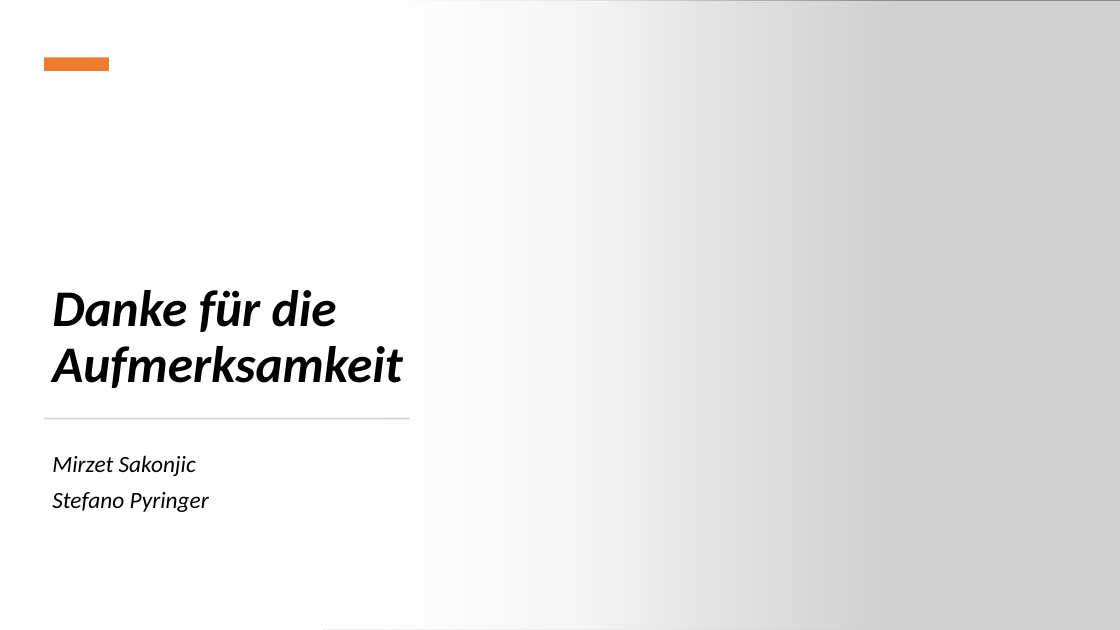
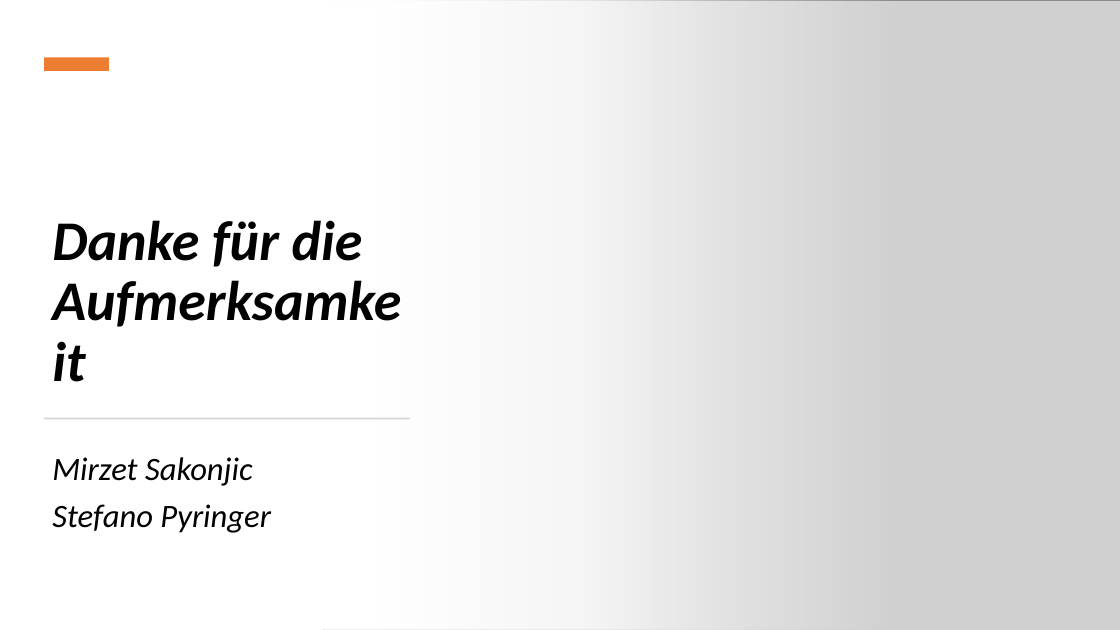
Before and after one commit to jfuerlinger/htl-da-2021_22-feedback-app, a slide deck: slide 6 of Praesentation/Praesentation_Diplomarbeit_FeedbackApp.pptx. Drawn at 1120x630 pixels with LibreOffice and Linux fonts; fonts in the diff are those of the drawing; grey boxes stand for pictures. Boxes give left, top, right and bottom in pixels: in the first picture for what was removed or moved away, otherwise in the second. Text is boxed around its words. In the diff, an @@ line names an element or a change of style, - is before the commit and + after.

```diff
--- a/Praesentation/Praesentation_Diplomarbeit_FeedbackApp.pptx
+++ b/Praesentation/Praesentation_Diplomarbeit_FeedbackApp.pptx
@@ title "Danke für die Aufmerksamkeit" at [52,220,363,267]: size 44 to 48 pt @@
@@ subtitle "Mirzet Sakonjic" at [52,457,271,533]: size 20 to 28 pt @@
```
Also in this commit, not shown: 3 other slides changed, 1 slide added, 1 slide removed.
